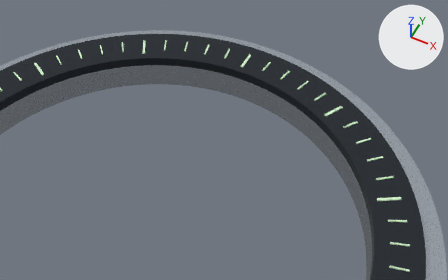
The glTF model public/assets/3d/reference-42/bezel.glb, before and after one commit.
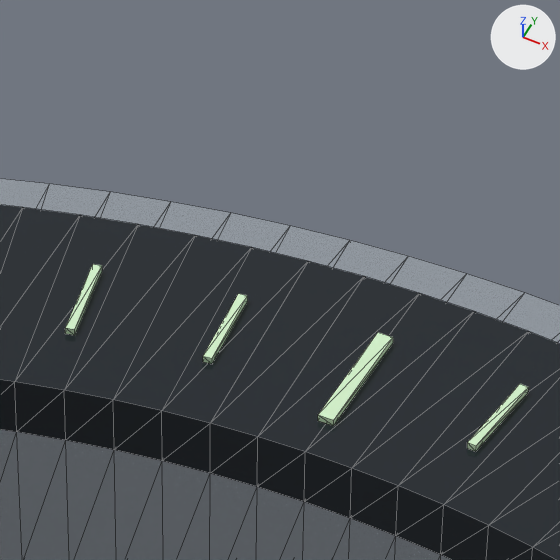
There are two pictures of each version: one whole from a 50 mm lens placed at (16.09, -19.16, 36.37), pointed at (0.55, 11.93, -2.5), one close up on the part from 44% to 61% of the width and 2% to 31% of the height. The axes (+X, +Y, +Z) are drawn at upper right. The lights are the same throughout. The older version's two pictures come first. The close-ups show mesh edges as thin lines. Where no turn or scale is listed for an object, it has been applied to the vertices.

Objects in the first close-up: 'DD_REF42_BEZEL_CARRIER', 'DD_REF42_BEZEL_INSERT', 'DD_REF42_BEZEL_MARKER_00', 'DD_REF42_BEZEL_MARKER_01', 'DD_REF42_BEZEL_MARKER_58', 'DD_REF42_BEZEL_MARKER_59'.
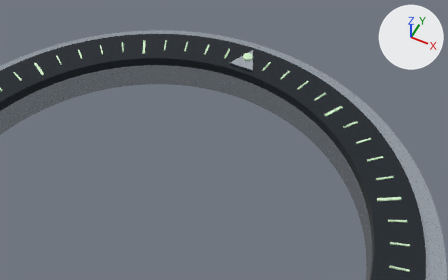
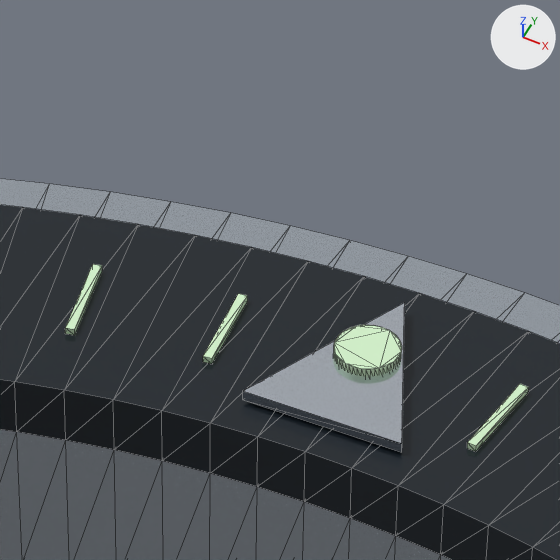
Pixel boxes [x1, y1, x2, y2] of what changed, in the close-ups (560 x 560 px):
'DD_REF42_BEZEL_PIP_FRAME', added
    after: [243, 303, 405, 452]
'DD_REF42_BEZEL_PIP_LUME', added
    after: [334, 325, 402, 377]
'DD_REF42_BEZEL_MARKER_00', unchanged, covered by the edit
    before: [318, 332, 393, 426]

The change, as a list of edits to the scene's bpy script:
```text
Add mat_316l_polished_steel:
    mat_316l_polished_steel = principled_material('316L polished steel')
    mat_316l_polished_steel.base_color = (0.72, 0.78, 0.86)  # white #dde5ef
    mat_316l_polished_steel.metallic = 0.95
    mat_316l_polished_steel.roughness = 0.11
Add me_cylinder:
    me_cylinder.from_pydata(...)  # a 48-sided cylinder along z spanning x -0.41..0.41, y -0.41..0.41, z -0.08..0.08
    me_cylinder.materials.append(mat_reference_lume)  # green #d7f6ce
Add me_dd_ref42_bezel_pip_frame_mesh:
    me_dd_ref42_bezel_pip_frame_mesh.from_pydata([(-1.05, 16.2, 1.95), (1.05, 16.2, 1.95), (0.0, 18.55, 1.95), (-1.05, 16.2, 2.09), (1.05, 16.2, 2.09), (0.0, 18.55, 2.09)], [], [(0, 1, 2), (3, 5, 4), (0, 3, 4), (0, 4, 1), (1, 4, 5), (1, 5, 2), (2, 5, 3), (2, 3, 0)])
    me_dd_ref42_bezel_pip_frame_mesh.materials.append(mat_316l_polished_steel)  # white #dde5ef
Add ob_dd_ref42_bezel_pip_lume:
    ob_dd_ref42_bezel_pip_lume = bpy.data.objects.new('DD_REF42_BEZEL_PIP_LUME', me_cylinder)
    ob_dd_ref42_bezel_pip_lume.location = (0.0, 17.48, 2.12)
Add ob_dd_ref42_bezel_pip_frame:
    ob_dd_ref42_bezel_pip_frame = bpy.data.objects.new('DD_REF42_BEZEL_PIP_FRAME', me_dd_ref42_bezel_pip_frame_mesh)
    ob_dd_ref42_bezel_pip_frame.location = (0.0, 0.0, 0.0)
```
